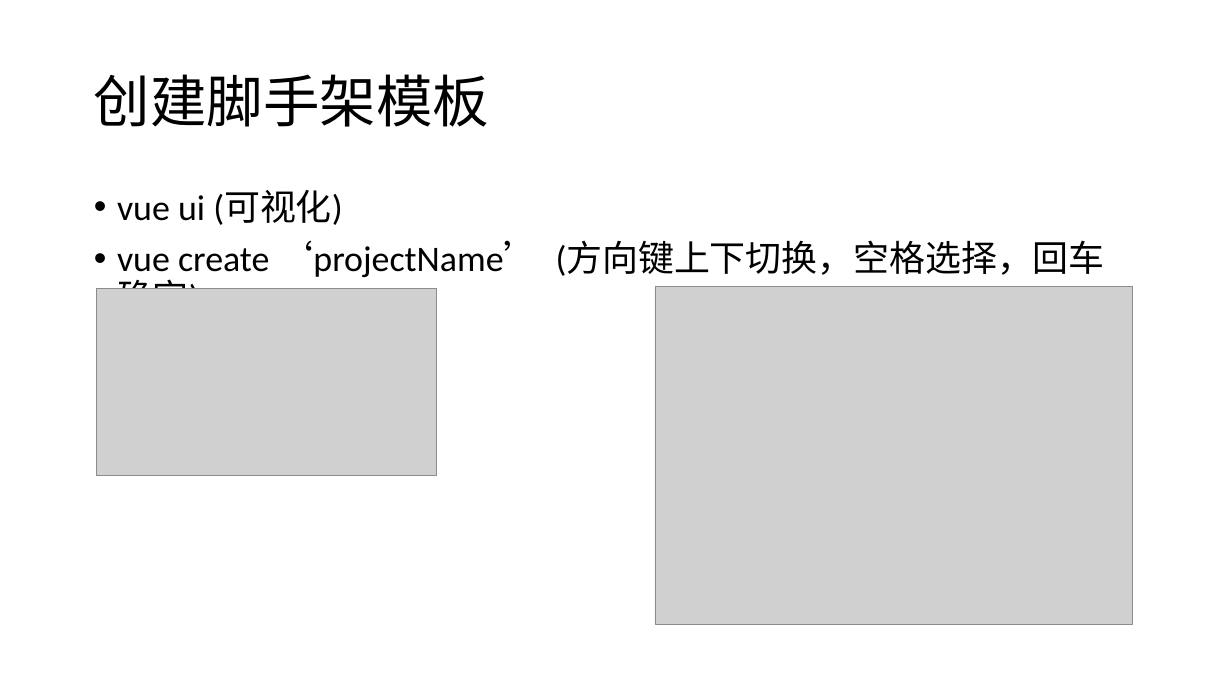
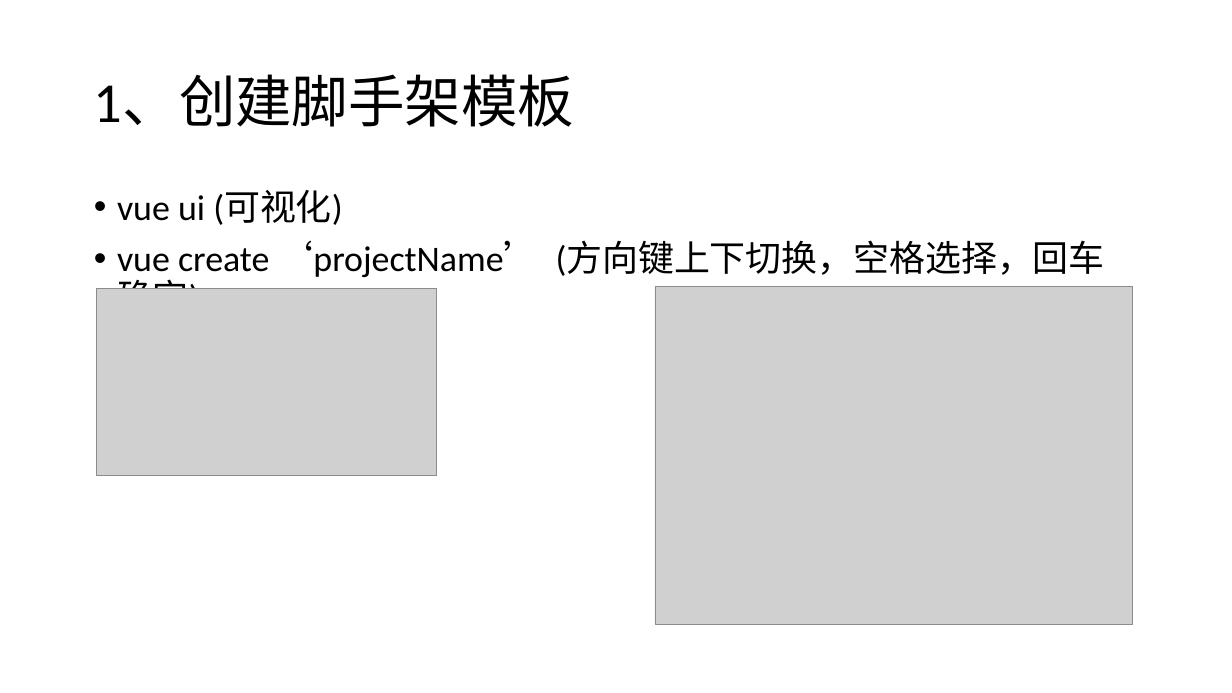
Before and after one commit to liwenxin-jam/vuecli3-starter, a slide deck: slide 3 of doc/vue-cli3.pptx (slide 2 before the commit). Drawn at 1232x693 pixels with LibreOffice and Linux fonts; fonts in the diff are those of the drawing; grey boxes stand for pictures. Boxes give left, top, right and bottom in pixels: in the first picture for what was removed or moved away, otherwise in the second. Text is boxed around its words. In the diff, an @@ line names an element or a change of style, - is before the commit and + after.

```diff
--- a/doc/vue-cli3.pptx
+++ b/doc/vue-cli3.pptx
@@ title at (94, 74, 574, 127): text changed @@
-创建脚手架模板
+1、创建脚手架模板
```
Also in this commit, not shown: 13 other slides changed, 3 slides added, 6 other files.
